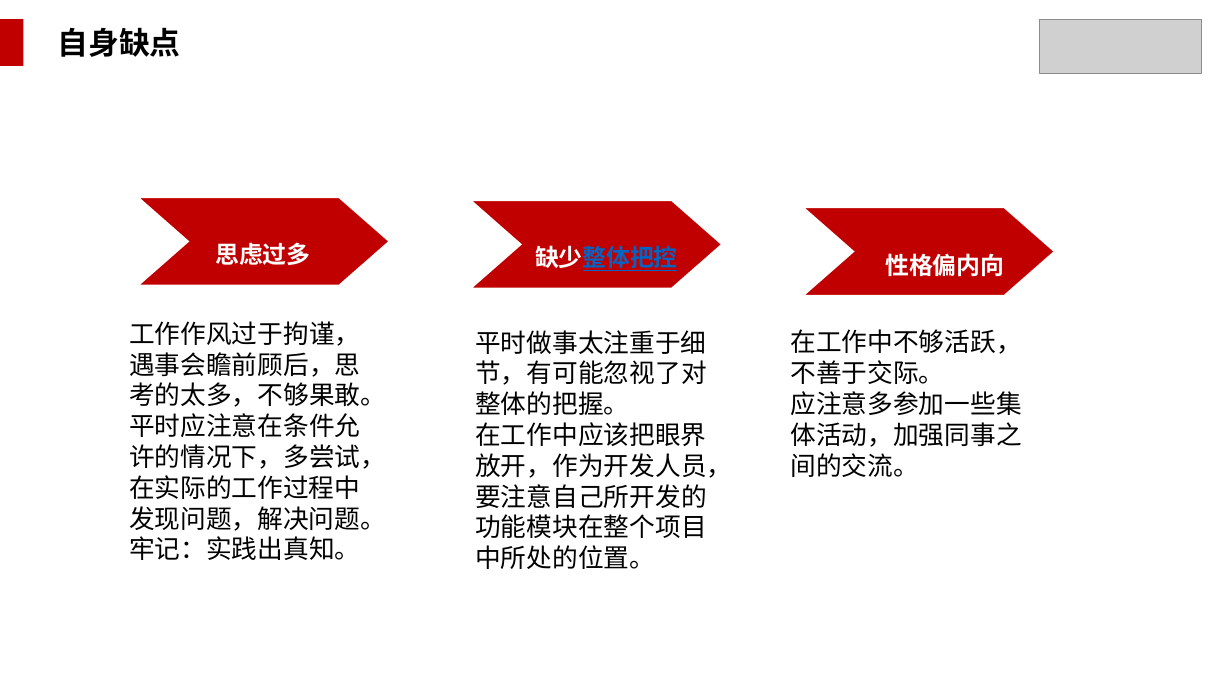
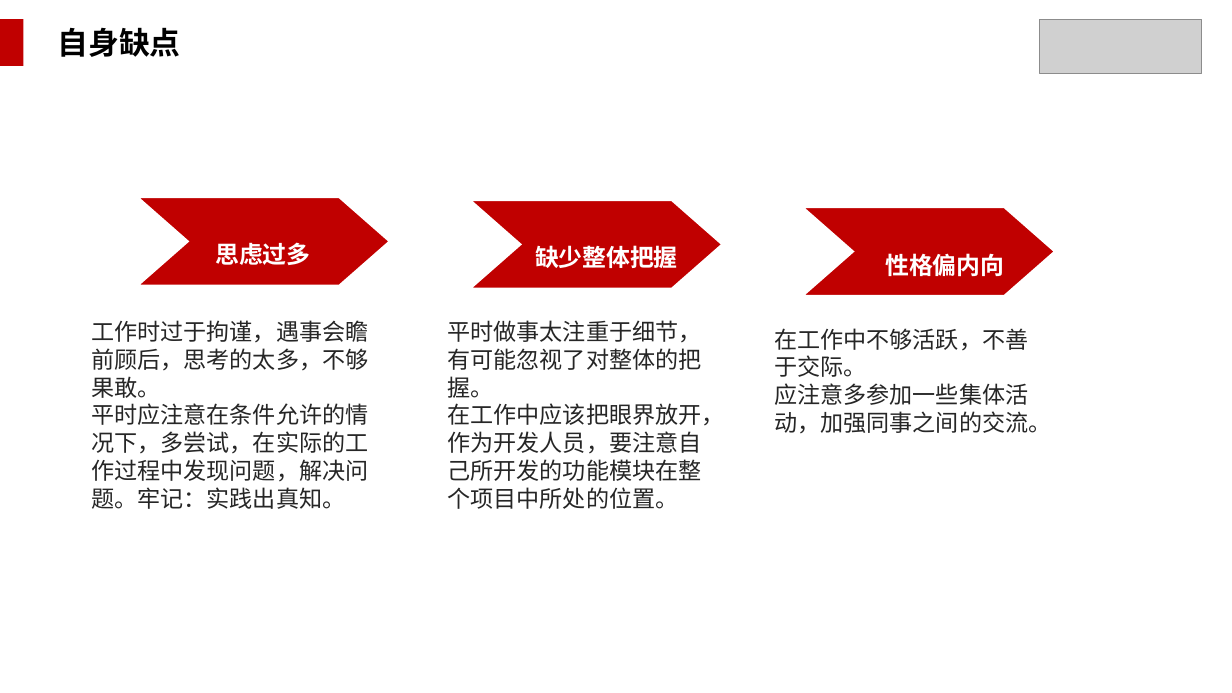
Before and after one commit to WakingFox/myself, a slide deck: slide 11 of 转正述职/王贵成转正述职报告.pptx. Drawn at 1232x693 pixels with LibreOffice and Linux fonts; fonts in the diff are those of the drawing; grey boxes stand for pictures; background and template pictures are left out. Boxes give left, top, right and bottom in pixels: in the first picture for what was removed or moved away, otherwise in the second. Text is boxed around its words. In the diff, an @@ line names an element or a change of style, - is before the commit and + after.

```diff
--- a/转正述职/王贵成转正述职报告.pptx
+++ b/转正述职/王贵成转正述职报告.pptx
@@ text at (535, 245, 677, 268): text changed; text colour #0563C1 to #FFFFFF @@
-缺少整体把控
+缺少整体把握
@@ text "工作时过于拘谨，遇事会瞻前顾后，思考的太多，不够果敢。": place and size @@
-text "工作时过于拘谨，遇事会瞻前顾后，思考的太多，不够果敢。" at (129, 321, 386, 560)
+text "工作时过于拘谨，遇事会瞻前顾后，思考的太多，不够果敢。" at (91, 320, 368, 509)
@@ text at (91, 320, 368, 398): text changed; size 20 to 18 pt; text colour #000000 to #262626 @@
-工作作风过于拘谨，遇事会瞻前顾后，思考的太多，不够果敢。
+工作时过于拘谨，遇事会瞻前顾后，思考的太多，不够果敢。
@@ text "平时做事太注重于细节，有可能忽视了对整体的把握。" at (447, 320, 724, 509): size 20 to 18 pt, text colour #000000 to #262626 @@
@@ text "平时做事太注重于细节，有可能忽视了对整体的把握。": place and size @@
-text "平时做事太注重于细节，有可能忽视了对整体的把握。" at (475, 330, 732, 569)
+text "平时做事太注重于细节，有可能忽视了对整体的把握。" at (447, 320, 724, 509)
@@ text "在工作中不够活跃，不善于交际。": place and size @@
-text "在工作中不够活跃，不善于交际。" at (790, 329, 1021, 477)
+text "在工作中不够活跃，不善于交际。" at (774, 328, 1051, 434)
@@ text "在工作中不够活跃，不善于交际。" at (774, 328, 1051, 434): size 20 to 18 pt, text colour #000000 to #262626 @@
@@ text at (91, 403, 368, 509): size 20 to 18 pt, text colour #000000 to #262626 in "平时应注意在条件允许的情况下，多尝试，在实际的工作过程中发现问题，解决问题。牢记：实践出真知。" @@
```
Also in this commit, not shown: 16 other slides changed.
